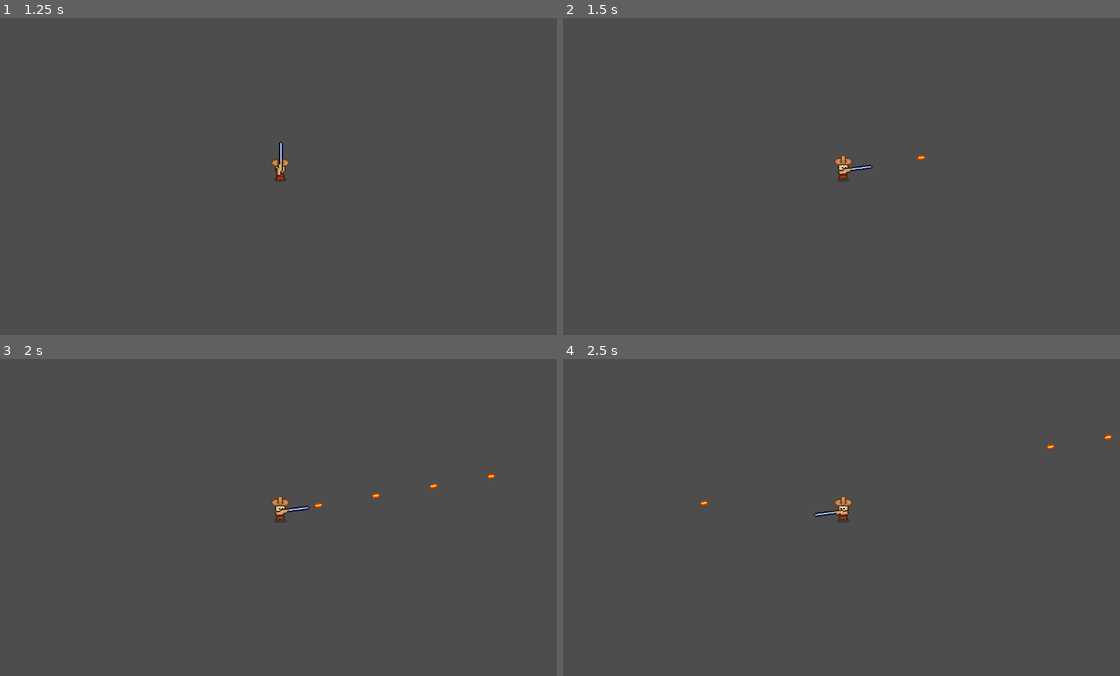
Above: before the commit, frames 1-4 (two rows, left to right).
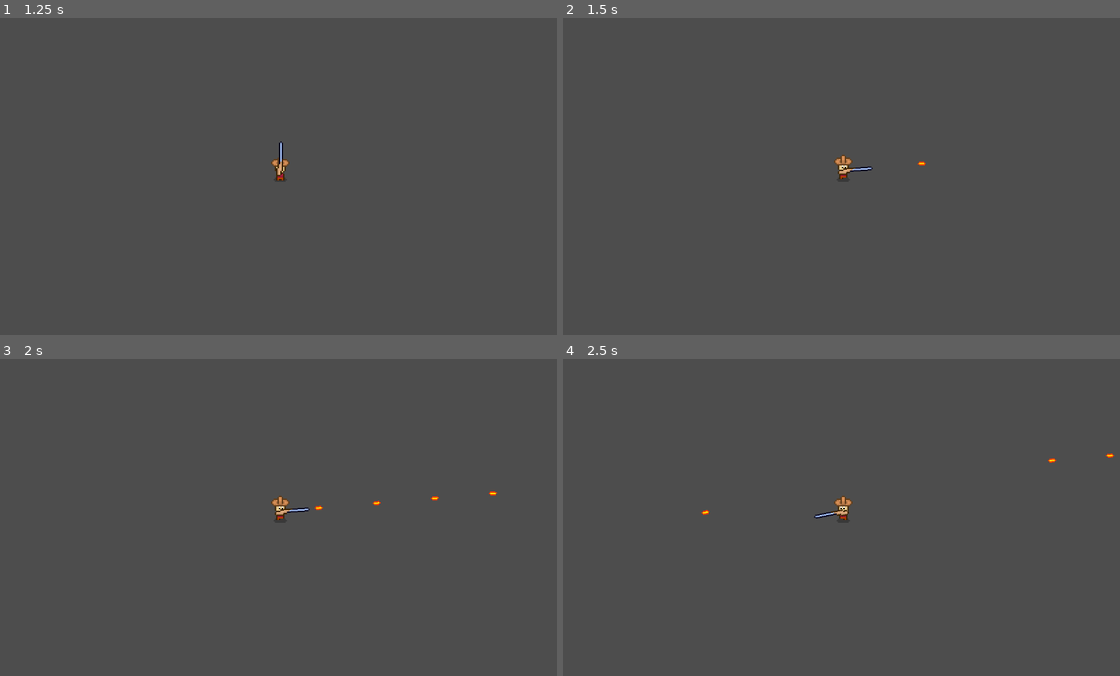
Above: after the commit, the same moments.

Repository: QuocKhangDA22TTD/game_projects
Game: Godot game, scene res://scenes/MainMenu.tscn
The game is run twice, just before and just after one commit, with the same random seed, the same clock (stepped at 60 frames per second) and the same inputs.
Inputs (mouse positions are in pixels of both pictures, inside the frame that each line leads up to):
- Up to frame 1 (1.25 s): click "BẮT ĐẦU" at 0.5 s
- Up to frame 2 (1.5 s): tap Enter at 1.25 s; move the mouse to (969, 163) at 1.27 s; press the mouse at (969, 163) at 1.28 s; hold D (move_right) from 1.28 s (still down)
- Up to frame 3 (2 s): keep holding D (move_right)
- Up to frame 4 (2.5 s): move the mouse to (730, 536) at 2.02 s; release D (move_right) at 2.03 s; release the mouse at (730, 536) at 2.03 s; hold S (move_down) from 2.03 s (still down); click (730, 536) at 2.1 s

Frame 1 is identical in both runs. In frame 2, 0.1% of the frame differs, in the area x 49-66%, y 43-50%; in frame 3, 0.2%, in the area x 49-90%, y 36-50%; in frame 4, 0.2%.

Commit message:
Cập nhập script player.

Diff:
--- a/unnamed-1/scripts/player.gd
+++ b/unnamed-1/scripts/player.gd
@@ -28,7 +28,7 @@
 
 
 func _aim() -> void:
-	var to_mouse := get_global_mouse_position() - global_position
+	var to_mouse := get_global_mouse_position() - gun_pivot.global_position
 	gun_pivot.rotation = to_mouse.angle()
 	# Lật thân theo hướng chuột
 	body.flip_h = to_mouse.x < 0.0
